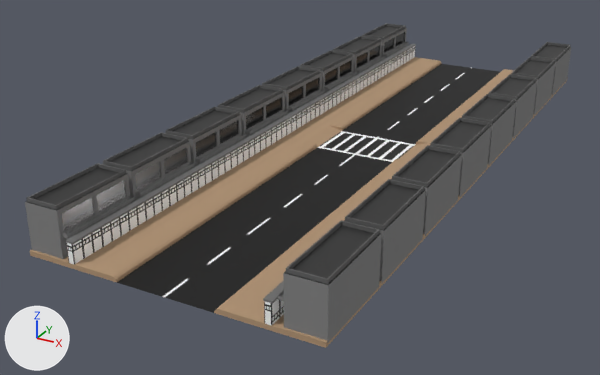
Renders of the Blender file Assets/Models/TestMap/testmap_00.blend from each side of a commit.
One viewpoint serves both versions: a 50 mm camera at (3.84, -8.65, 3.56) aimed at (-0.57, -0.64, -0.44). The axes (+X, +Y, +Z) are drawn at lower left. The lights are the same throughout.

Objects in the first picture: 'Fence', 'Home', 'Road'.
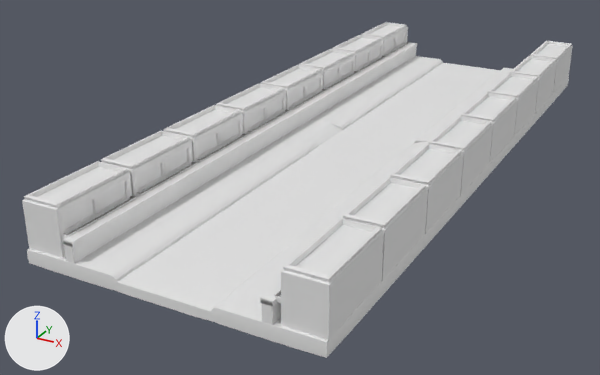
Pixel boxes [x1, y1, x2, y2] of what changed, in the pictures (600 x 375 px):
'Home', recoloured, modifiers changed
    before: [25, 23, 571, 344]
    after: [22, 22, 573, 342]
'Road', reshaped, modifiers changed (29% narrower, 11% shorter)
    before: [30, 57, 568, 348]
    after: [117, 63, 500, 322]
'Sidewalk', added
    after: [27, 56, 569, 358]
'Fence', modifiers changed
    before: [65, 44, 416, 326]
    after: [63, 43, 417, 325]
part 1 of me_plane_001, cut back
    before: [30, 57, 568, 348]
    after: [117, 282, 213, 322]
part 2 of me_plane_001, recoloured (brown)
    before: [117, 63, 442, 282]

Patch to the scene script:
```diff
--- a/Assets/Models/TestMap/testmap_00.blend.py
+++ b/Assets/Models/TestMap/testmap_00.blend.py
@@ mat_outline @@
+mat_outline = principled_material('Outline')
+mat_outline.base_color = (0.8, 0.8, 0.8)  # white #e7e7e7
@@ me_plane_001 @@
 # used by ob_road; location = (0.0, 0.0, 0.0)
-me_plane_001.from_pydata(...)  # 675 vertices, 636 faces; spans x -1.5..1.5, y -4.0..4.0, z -0.02..0.03
+me_plane_001.from_pydata(...)  # 250 vertices, 248 faces; spans x -0.5..0.5, y -4.0..4.0, z -0.08..-0.02
+# me_plane_001 part 1: 88 vertices moved from x -0.67..0.67, y -4.0..4.0, z -0.02..0.03 to x -0.5..0.5, y -4.0..4.0, z -0.08; 462 vertices removed from x -1.5..1.5, y -4.0..4.0, z -0.02..0.03; 37 vertices added at x -0.5..0.5, y -4.0..4.0, z -0.08
+# me_plane_001 part 2: 76 faces spanning x -0.5..0.5, y -4.0..4.0, z -0.08..-0.02 switch from mat_sidewalk00 (beige #b09374) to mat_road00 (picture img_street)
 me_plane_001.materials.append(mat_crosswalk00)
+me_plane_001.materials.append(mat_outline)  # white #e7e7e7
@@ me_home @@
 me_home.from_pydata(...)  # 69 vertices, 63 faces; spans x -1.5..-1.061, y -3.975..-3.025, z 0.0..0.537
 me_home.materials.append(mat_homeroof01)
+me_home.materials.append(mat_outline)  # white #e7e7e7
@@ me_plane_001_1 @@
+me_plane_001_1.from_pydata(...)  # 620 vertices, 558 faces; spans x -1.5..1.5, y -4.0..4.0, z -0.08..0.03
+me_plane_001_1.polygons.foreach_set('use_smooth', [True] * 558)
+me_plane_001_1.materials.append(mat_sidewalk00)  # beige #b09374
+me_plane_001_1.materials.append(mat_road00)  # picture img_street
+me_plane_001_1.materials.append(mat_crosswalk00)  # picture img_crosswal
+me_plane_001_1.materials.append(mat_outline)  # white #e7e7e7
@@ ob_road @@
 ob_road.location = (0.0, 0.0, 0.0)
+_m = ob_road.modifiers.new('Solidify', 'SOLIDIFY')
+_m.thickness = 0.025
+_m.offset = 1.0
+_m.material_offset = 3
+_m.use_flip_normals = True
@@ ob_fence @@
 _m = ob_fence.modifiers.new('Mirror', 'MIRROR')
+_m = ob_fence.modifiers.new('Solidify', 'SOLIDIFY')
+_m.thickness = 0.025
+_m.offset = 1.0
+_m.material_offset = 2
+_m.use_flip_normals = True
@@ ob_home @@
 ob_home.location = (0.0, 0.0, 0.0)
+_m = ob_home.modifiers.new('Solidify', 'SOLIDIFY')
+_m.thickness = 0.025
+_m.offset = 1.0
+_m.material_offset = 4
+_m.use_flip_normals = True
 _m = ob_home.modifiers.new('Array', 'ARRAY')
@@ ob_sidewalk @@
+ob_sidewalk = bpy.data.objects.new('Sidewalk', me_plane_001_1)
+ob_sidewalk.location = (0.0, 0.0, 0.0)
+_m = ob_sidewalk.modifiers.new('Solidify', 'SOLIDIFY')
+_m.thickness = 0.025
+_m.offset = 1.0
+_m.material_offset = 4
+_m.use_flip_normals = True
```
